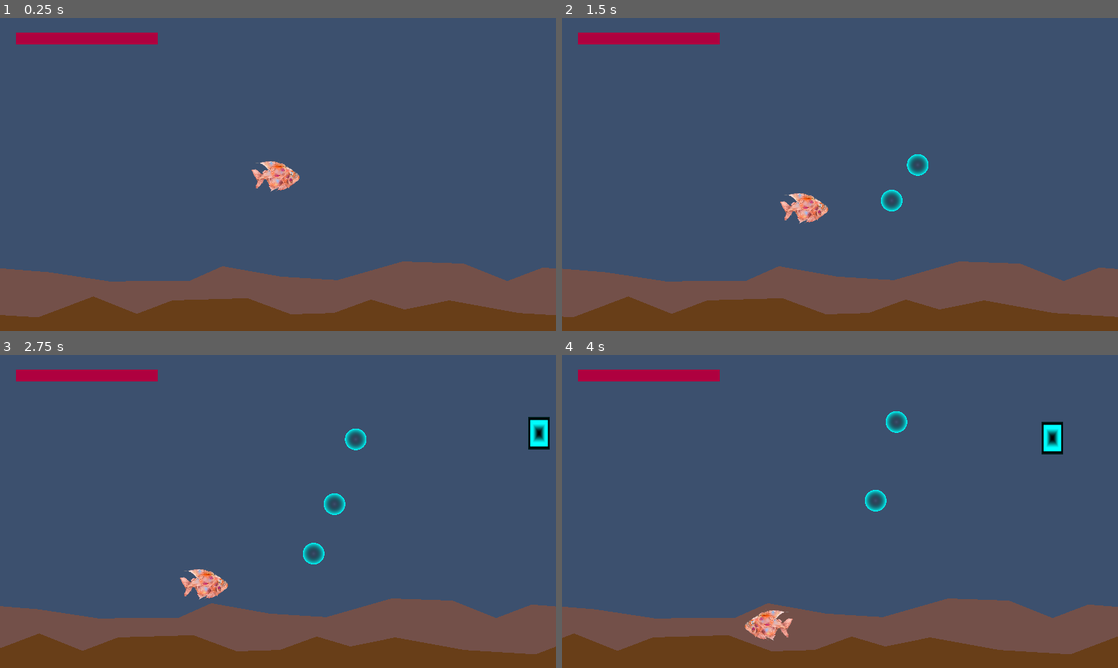
Above: before the commit, frames 1-4 (two rows, left to right).
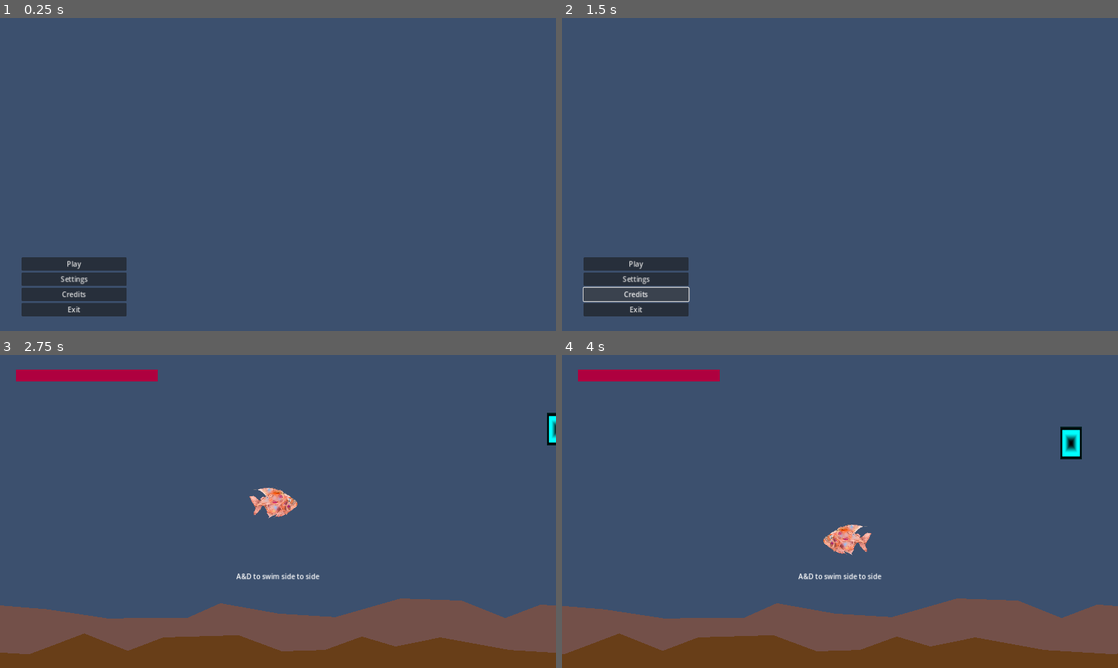
Above: after the commit, the same moments.

Repository: endertitan100/Ocusuk
Game: Godot game, scene res://Menu.tscn
Two runs of this game, one before a commit and one after it. Both use one fixed random seed, a clock stepped at 60 frames per second and the inputs below. Before the commit the project starts from res://Game.tscn.
Inputs (mouse positions are in pixels of both pictures, inside the frame that each line leads up to):
- Up to frame 1 (0.25 s): no input
- Up to frame 2 (1.5 s): click (634, 277) at 0.5 s, where only the run after the commit has a clickable "Settings"; click (634, 293) at 1.25 s, where only the run after the commit has a clickable "Credits"
- Up to frame 3 (2.75 s): click (72, 602) at 2 s, where only the run after the commit has a clickable "Play"
- Up to frame 4 (4 s): hold D (right) 2.78-3.53 s; hold S (dive) 2.78-3.53 s; tap Space (jump) at 3.02, 3.77 s; hold A (left) from 3.53 s (still down); tap S (dive) at 3.6 s

The runs differ from the first frame. In frame 1, 21% of the frame differs, in the area x 0-100%, y 4-100%; in frame 2, 21%; in frame 3, 4.8%; in frame 4, 4.9%.

Commit message:
Final Changes

Diff:
--- a/Controller.gd
+++ b/Controller.gd
@@ -6,7 +6,7 @@
 @export var ShootCooldown:float = 0.35
 @onready var HealthBar: ProgressBar = $Health
 
-var Velocity = Vector2(0,0)
+var Velocity = Vector2(0,-1)
 var LastJump = 0.0
 var LastDamaged = 0.0
 var LastShoot = 0.0
@@ -94,6 +94,11 @@
 		Scale.modulate = color
 		Scale.visible = true
 		get_node("%InvItem").get_parent().add_child(Scale)
+		get_node("%EnemySpawner").SpawnTime *= 0.9
+		get_node("%EnemySpawner").SpawnRange *= 0.9
+		FloatStrength *= 1.1
+		WaveSurgePower *= 1.2
+		ShootCooldown /= 0.95
 
 func _on_area_2d_area_exited(area):
 	var Type = area.name
--- a/Game.tscn
+++ b/Game.tscn
@@ -93,7 +93,7 @@
 material = SubResource("CanvasItemMaterial_qg2qc")
 mesh = SubResource("QuadMesh_7jaae")
 script = ExtResource("2_r31fr")
-WaveSurgePower = 5.0
+WaveSurgePower = 2.0
 
 [node name="Area2D" type="Area2D" parent="Player"]
 scale = Vector2(0.66, 1)
@@ -149,6 +149,7 @@
 trail_section_subdivisions = 8
 
 [node name="EnemySpawner" type="Node2D" parent="."]
+unique_name_in_owner = true
 script = ExtResource("2_fm45t")
 SpawnTime = 4.0
 SpawnRange = 6.0
@@ -199,5 +200,17 @@
 texture = ExtResource("5_qml5k")
 expand_mode = 3
 
+[node name="Info" type="Label" parent="Control"]
+layout_mode = 0
+offset_left = -140.0
+offset_top = 120.0
+offset_right = 140.0
+offset_bottom = 180.0
+pivot_offset = Vector2(140, 0)
+text = "Text
+"
+horizontal_alignment = 1
+vertical_alignment = 1
+
 [connection signal="area_entered" from="Player/Area2D" to="Player" method="_on_area_2d_area_entered"]
 [connection signal="area_exited" from="Player/Area2D" to="Player" method="_on_area_2d_area_exited"]
--- /dev/null
+++ b/Menu.tscn
@@ -0,0 +1,46 @@
+[gd_scene load_steps=2 format=3 uid="uid://buo8241hiuuyw"]
+
+[ext_resource type="Script" path="res://menu.gd" id="1_sw2yb"]
+
+[node name="Menu" type="Control"]
+layout_mode = 3
+anchors_preset = 15
+anchor_right = 1.0
+anchor_bottom = 1.0
+grow_horizontal = 2
+grow_vertical = 2
+script = ExtResource("1_sw2yb")
+
+[node name="VBoxContainer" type="VBoxContainer" parent="."]
+layout_mode = 1
+anchors_preset = 2
+anchor_top = 1.0
+anchor_bottom = 1.0
+offset_left = 50.0
+offset_top = -170.0
+offset_right = 292.0
+offset_bottom = -34.0
+grow_vertical = 0
+
+[node name="Play" type="Button" parent="VBoxContainer"]
+layout_mode = 2
+text = "Play"
+
+[node name="Settings" type="Button" parent="VBoxContainer"]
+layout_mode = 2
+text = "Settings"
+
+[node name="Credits" type="Button" parent="VBoxContainer"]
+layout_mode = 2
+text = "Credits
+"
+
+[node name="Exit" type="Button" parent="VBoxContainer"]
+layout_mode = 2
+text = "Exit
+"
+
+[connection signal="pressed" from="VBoxContainer/Play" to="." method="_on_play_pressed"]
+[connection signal="pressed" from="VBoxContainer/Settings" to="." method="_on_settings_pressed"]
+[connection signal="pressed" from="VBoxContainer/Credits" to="." method="_on_credits_pressed"]
+[connection signal="pressed" from="VBoxContainer/Exit" to="." method="_on_exit_pressed"]
--- a/UI.gd
+++ b/UI.gd
@@ -3,7 +3,17 @@
 
 # Called when the node enters the scene tree for the first time.
 func _ready():
-	pass # Replace with function body.
+	get_node("Info").text = "A&D to swim side to side"
+	await get_tree().create_timer(5).timeout
+	get_node("Info").text = "S to dive downwards"
+	await get_tree().create_timer(3).timeout
+	get_node("Info").text = "W to bob upwards"
+	await get_tree().create_timer(3).timeout
+	get_node("Info").text = "Click to Shoot"
+	await get_tree().create_timer(3).timeout
+	get_node("Info").text = "E or I to open inventory"
+	await get_tree().create_timer(3).timeout
+	get_node("Info").queue_free()
 
 func _input(event):
 	if event.is_action_pressed("openInv"):
--- /dev/null
+++ b/menu.gd
@@ -0,0 +1,27 @@
+extends Control
+
+
+# Called when the node enters the scene tree for the first time.
+func _ready() -> void:
+	pass # Replace with function body.
+
+
+# Called every frame. 'delta' is the elapsed time since the previous frame.
+func _process(_delta: float) -> void:
+	pass
+
+
+func _on_play_pressed() -> void:
+	get_tree().change_scene_to_file("res://Game.tscn")
+
+
+func _on_settings_pressed() -> void:
+	pass # Replace with function body.
+
+
+func _on_credits_pressed() -> void:
+	pass # Replace with function body.
+
+
+func _on_exit_pressed() -> void:
+	get_tree().quit()
--- a/project.godot
+++ b/project.godot
@@ -11,11 +11,11 @@
 [application]
 
 config/name="Ocusuk"
-config/version="V0.4"
-run/main_scene="res://Game.tscn"
+config/version="1.0"
+run/main_scene="res://Menu.tscn"
 config/features=PackedStringArray("4.3", "Mobile")
 boot_splash/bg_color=Color(0.101026, 0.200063, 0.285105, 1)
-config/icon="res://icon.svg"
+config/icon="res://Player.png"
 
 [display]
 
Binary file added: Untitled.png
Not shown, added: Untitled.png.import
Not shown, changed: export_presets.cfg
Not shown, changed: Build/Ocusuk.144x144.png
Not shown, changed: Build/Ocusuk.180x180.png
Not shown, changed: Build/Ocusuk.512x512.png
Not shown, changed: Build/Ocusuk.apple-touch-icon.png
Not shown, changed: Build/Ocusuk.exe
Not shown, changed: Build/Ocusuk.html
Not shown, changed: Build/Ocusuk.icon.png
Not shown, changed: Build/Ocusuk.pck
Not shown, added: Build/Ocusuk.png
(and 3 more such lines)
